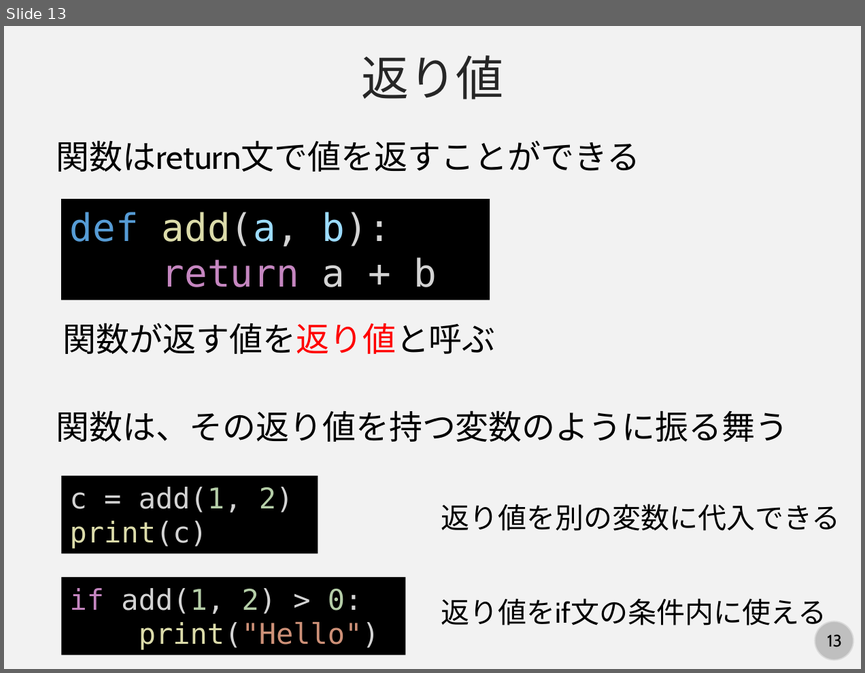
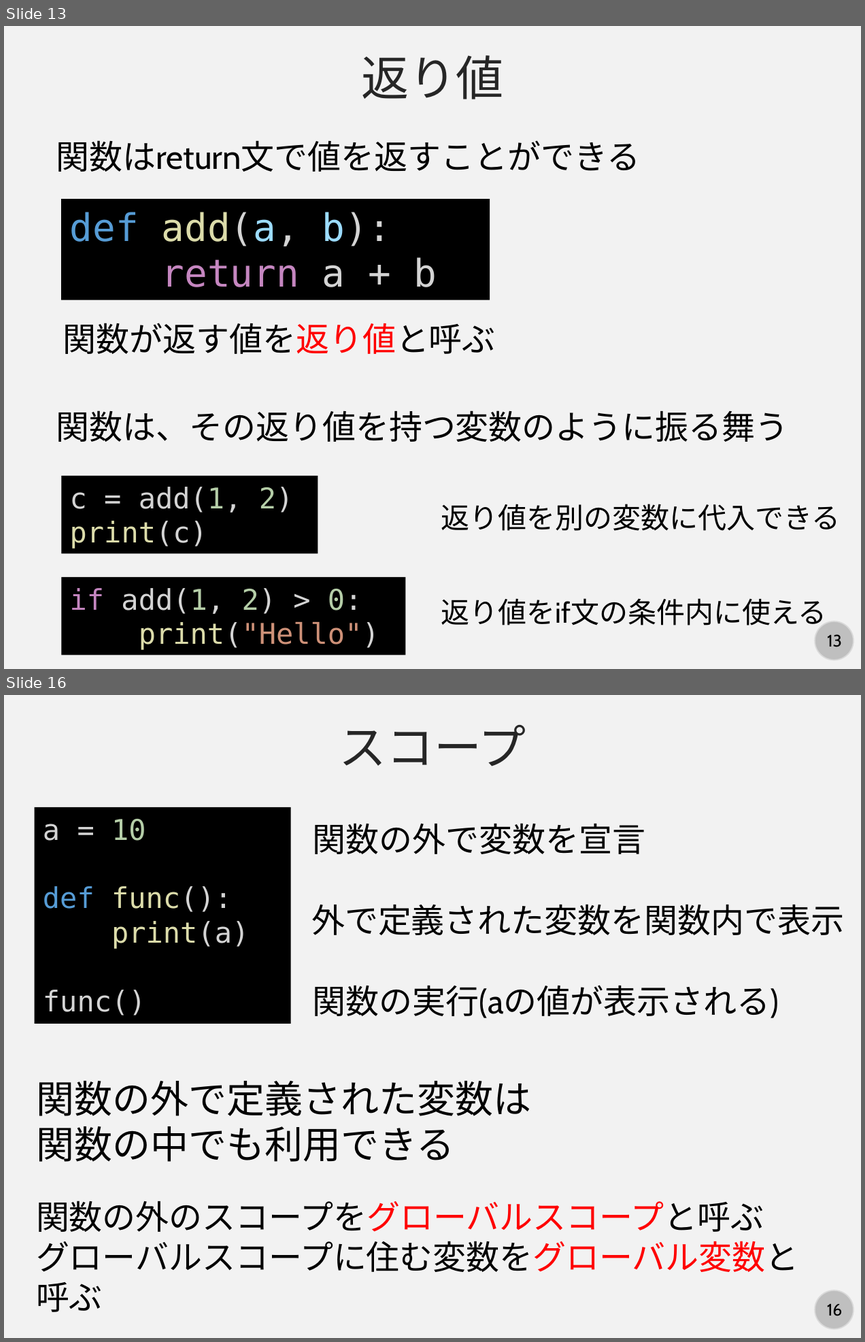
Before and after one commit to kaityo256/python_zero, a slide deck: scope/fig/slide.pptx. Shown one above the other, each under a label of ours: slide 13 before the commit, slides 13 and 16 after it; the slides between them are not shown. The pictures are 865x673 and 865x1342 pixels, drawn with LibreOffice and Linux fonts; fonts in the diff are those of the drawing. Boxes give left, top, right and bottom in pixels: in the first picture for what was removed or moved away, otherwise in the second. Text is boxed around its words. In the diff, an @@ line names an element or a change of style, - is before the commit and + after.

```diff
--- a/scope/fig/slide.pptx
+++ b/scope/fig/slide.pptx
@@ slide 16 added at bbox=[4, 695, 861, 1338], background #F2F2F2; not listed: 2 template elements that a slide beside it also shows @@
@@ text added at bbox=[339, 725, 526, 766], 40 pt, text #262626 @@
+スコープ
@@ rectangle added at bbox=[34, 807, 290, 1023], fill #000000, 24 pt, text #D4D4D4 @@
+a = 10
+def func():
+print(a)
+func()
@@ text added at bbox=[313, 823, 645, 854], 28 pt, text #000000 @@
+関数の外で変数を宣言
@@ text added at bbox=[311, 904, 844, 935], 28 pt, text #000000 @@
+外で定義された変数を関数内で表示
@@ text added at bbox=[313, 985, 779, 1018], 28 pt, text #000000 @@
+関数の実行(aの値が表示される)
@@ text added at bbox=[36, 1081, 531, 1161], 32 pt, text #000000 @@
+関数の外で定義された変数は
+関数の中でも利用できる
@@ text added at bbox=[36, 1200, 799, 1312], 28 pt, text #000000 @@
+関数の外のスコープをグローバルスコープと呼ぶ
+グローバルスコープに住む変数をグローバル変数と呼ぶ
```
Also in this commit, not shown: 5 other slides added.
